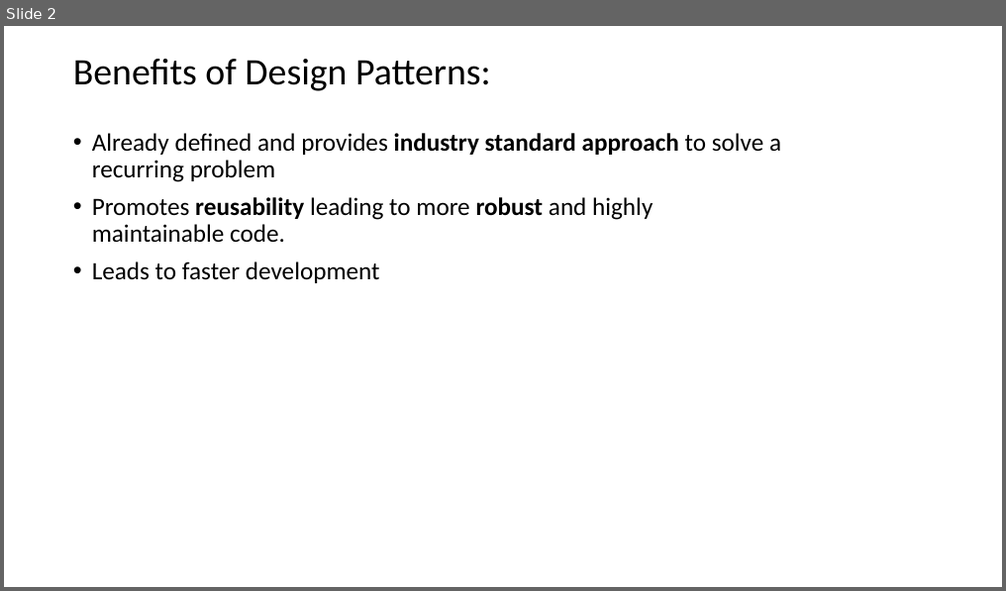
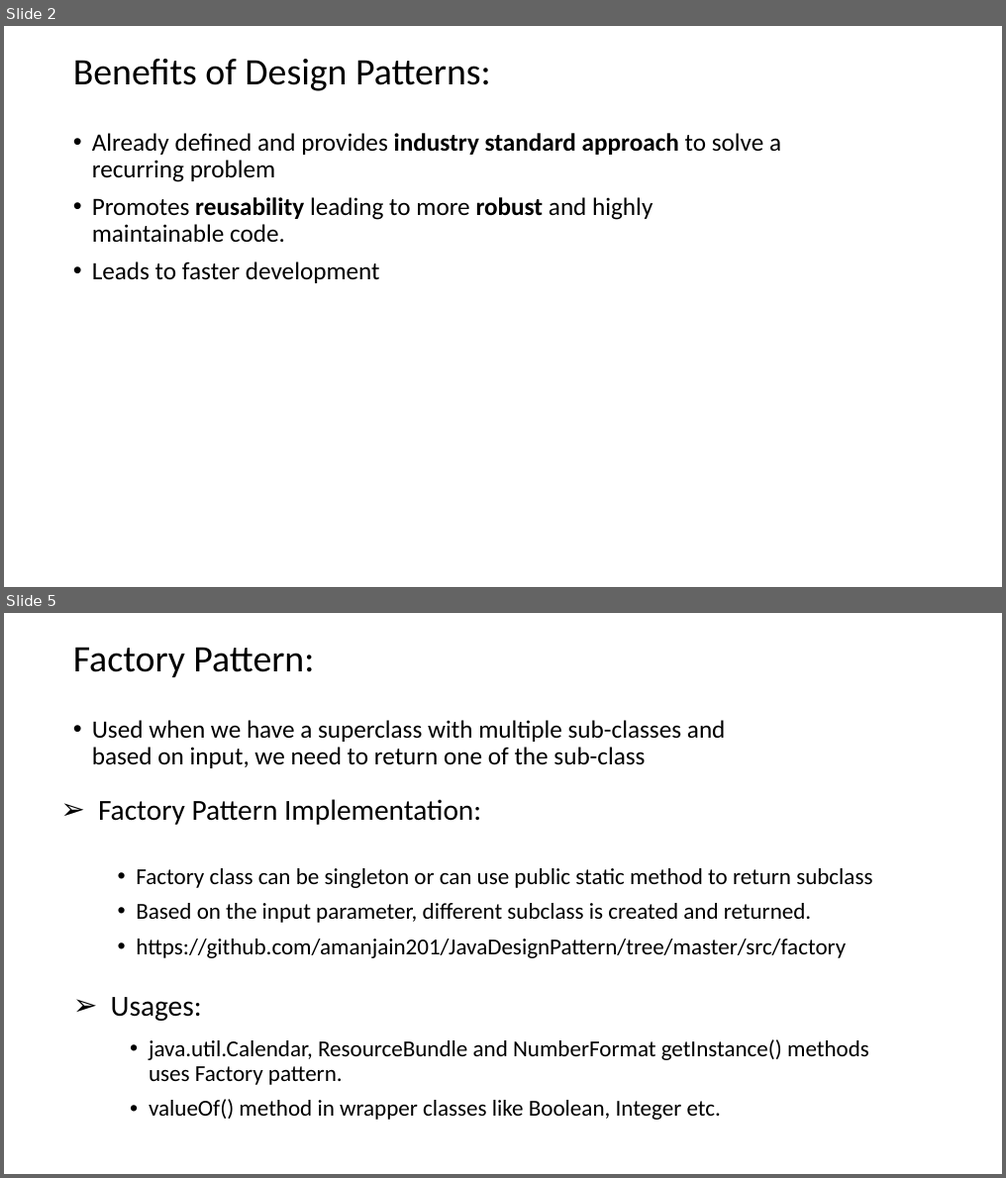
Before and after one commit to amanjain201/JavaDesignPattern, a slide deck: DesignPatterns.pptx. Shown one above the other, each under a label of ours: slide 2 before the commit, slides 2 and 5 after it; the slides between them are not shown. The pictures are 1006x591 and 1006x1178 pixels, drawn with LibreOffice and Linux fonts; fonts in the diff are those of the drawing. Boxes give left, top, right and bottom in pixels: in the first picture for what was removed or moved away, otherwise in the second. Text is boxed around its words. In the diff, an @@ line names an element or a change of style, - is before the commit and + after.

```diff
--- a/DesignPatterns.pptx
+++ b/DesignPatterns.pptx
@@ slide 5 added at (4, 613, 1002, 1174), background #FFFFFF @@
@@ title added at (73, 647, 314, 677), 36 pt, text #000000 @@
+Factory Pattern:
@@ text added at (92, 720, 726, 768), 24 pt, text #000000 @@
+• Used when we have a superclass with multiple sub-classes and based on input, we need to return one of the sub-class
@@ text added at (98, 799, 481, 825), 28 pt, text #000000 @@
+➢ Factory Pattern Implementation:
@@ text added at (136, 868, 872, 959), 22 pt, text #000000 @@
+• Factory class can be singleton or can use public static method to return subclass
+• Based on the input parameter, different subclass is created and returned.
+• https://github.com/amanjain201/JavaDesignPattern/tree/master/src/factory
@@ text added at (111, 997, 202, 1021), 28 pt, text #000000 @@
+➢ Usages:
@@ text added at (149, 1040, 869, 1120), 22 pt, text #000000 @@
+• java.util.Calendar, ResourceBundle and NumberFormat getInstance() methods uses Factory pattern.
+• valueOf() method in wrapper classes like Boolean, Integer etc.
```
Also in this commit, not shown: 2 slides changed, 10 other slides added, 1 slide removed, 2 other files.
